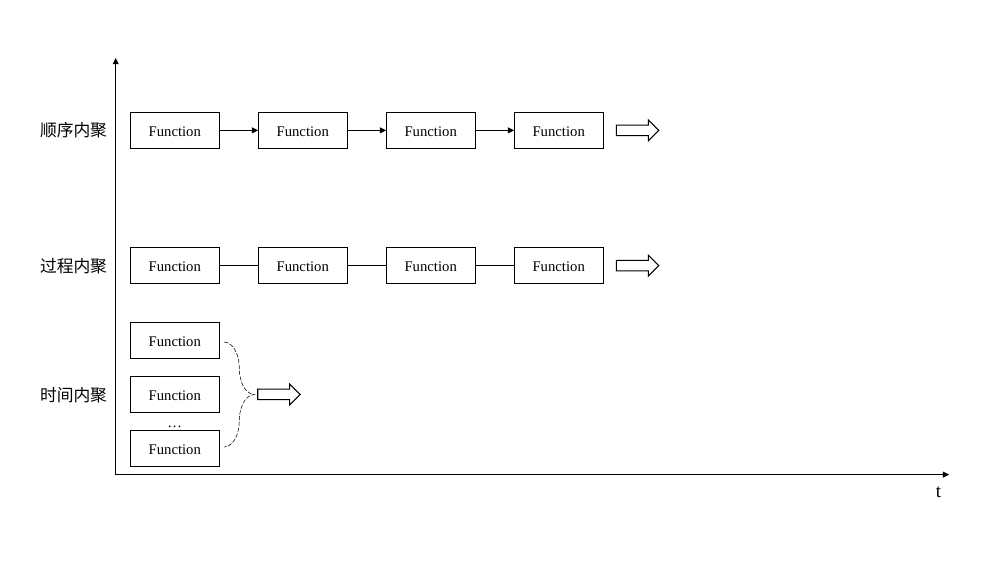
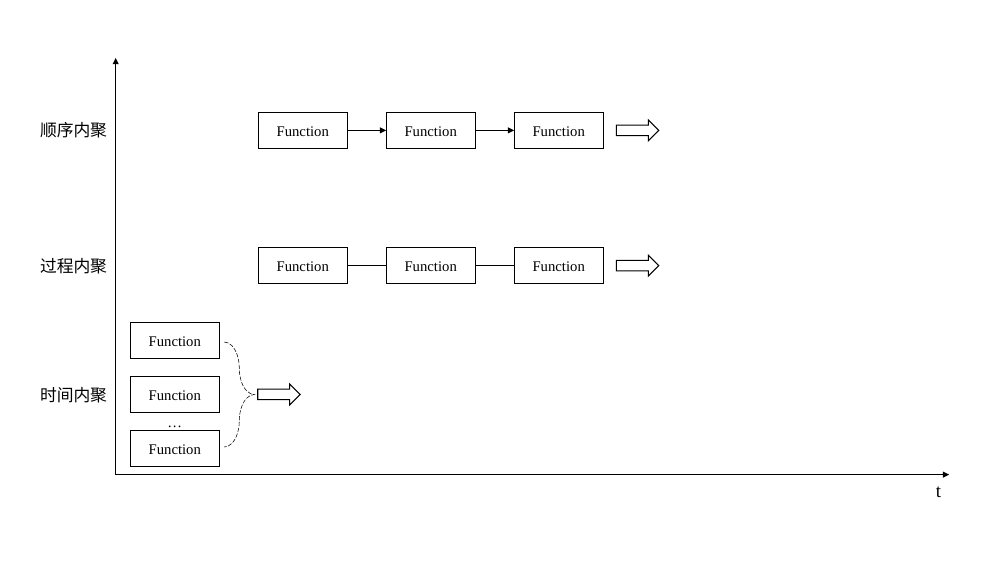
Before and after one commit to glplaman/glplaman.github.io, a slide deck: slide 3 of se/file/se.pptx. Drawn at 1008x567 pixels with LibreOffice and Linux fonts; fonts in the diff are those of the drawing. Boxes give left, top, right and bottom in pixels: in the first picture for what was removed or moved away, otherwise in the second. Text is boxed around its words. In the diff, an @@ line names an element or a change of style, - is before the commit and + after.

```diff
--- a/se/file/se.pptx
+++ b/se/file/se.pptx
@@ rectangle removed at (130,113,219,148) @@
-Function
@@ arrow removed from (219, 130) to (258, 130) @@
@@ rectangle removed at (130,248,219,284) @@
-Function
@@ line removed from (219, 265) to (258, 265) @@
```
Also in this commit, not shown: 7 other files.
